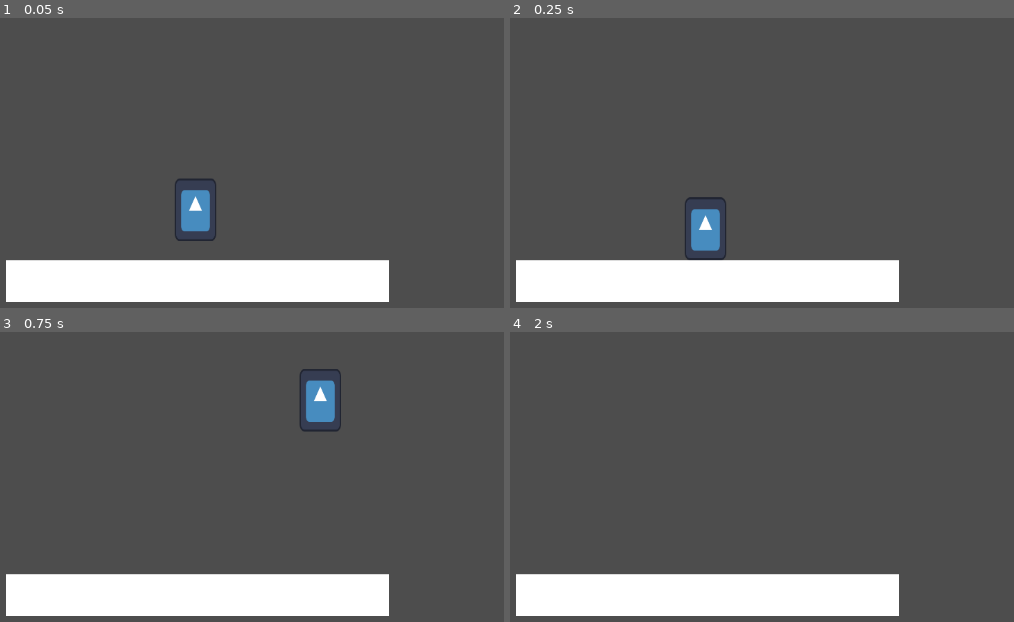
Above: before the commit, frames 1-4 (two rows, left to right).
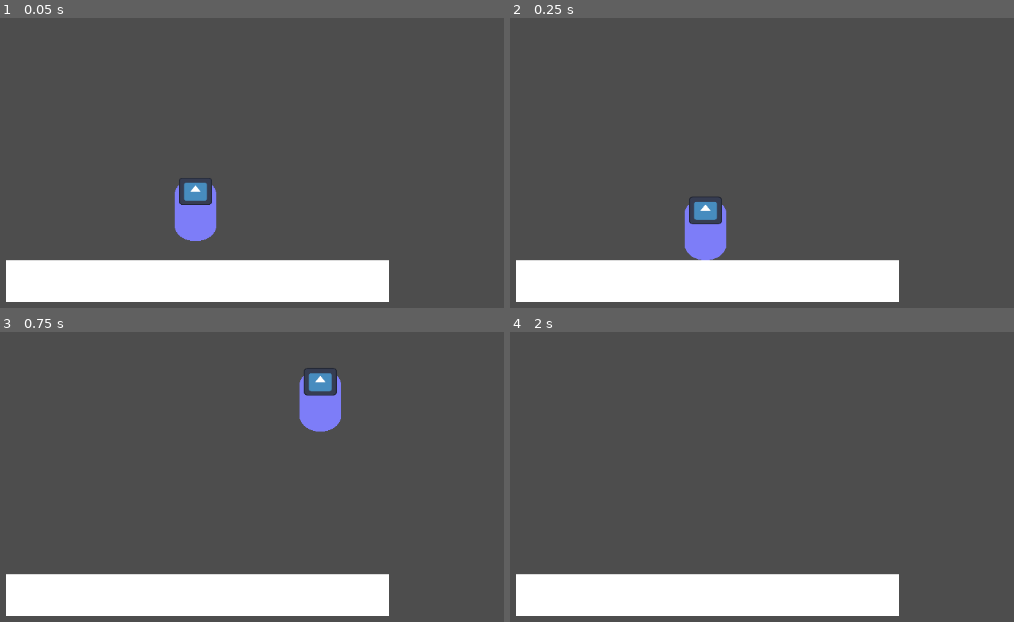
Above: after the commit, the same moments.

Repository: CoderDojo-Ennis/GodotLabHelp
Game: Godot game, scene res://Levels/Platform2D.tscn
Same seed, same stepped clock (60 frames per second), same inputs: the game is played once before the commit and once after it. The engine's default icon, where the game draws it, is replaced by a stand-in: a white triangle on a blue panel in a dark square.
Inputs:
- Up to frame 1 (0.05 s): no input
- Up to frame 2 (0.25 s): no input
- Up to frame 3 (0.75 s): tap Enter (ui_accept) at 0.5 s; hold Right (ui_right) from 0.53 s (still down)
- Up to frame 4 (2 s): keep holding Right (ui_right); tap Enter (ui_accept) at 0.77, 1.52 s

The runs differ from the first frame. In frame 1, 1.5% of the frame differs, in the area x 34-44%, y 55-77%; in frame 2, 1.5%, in the area x 34-44%, y 61-84%; in frame 3, 1.5%; in frame 4, nothing differs.

Commit message:
Player capsule polygon 2d

Diff:
--- /dev/null
+++ b/Player/Player.gdshader
@@ -0,0 +1,15 @@
+shader_type canvas_item;
+
+void vertex() {
+	// Called for every vertex the material is visible on.
+}
+
+void fragment() {
+	// Called for every pixel the material is visible on.
+	COLOR = vec4(0.5,0.5,1.0,0.8);
+}
+
+//void light() {
+	// Called for every pixel for every light affecting the CanvasItem.
+	// Uncomment to replace the default light processing function with this one.
+//}
--- a/Player/Player.tscn
+++ b/Player/Player.tscn
@@ -1,19 +1,38 @@
-[gd_scene load_steps=4 format=3 uid="uid://ng2hnkkqeyp3"]
+[gd_scene load_steps=9 format=3 uid="uid://ng2hnkkqeyp3"]
 
 [ext_resource type="Script" path="res://Player/player.gd" id="1_m0dpa"]
 [ext_resource type="Texture2D" uid="uid://bxul6kydghc5s" path="res://Sprites/icon.svg" id="2_ctdv0"]
+[ext_resource type="Shader" path="res://Player/Player.gdshader" id="3_txpg4"]
+
+[sub_resource type="ShaderMaterial" id="ShaderMaterial_qytij"]
+shader = ExtResource("3_txpg4")
+
+[sub_resource type="ShaderMaterial" id="ShaderMaterial_r0pcv"]
+shader = ExtResource("3_txpg4")
 
 [sub_resource type="CapsuleShape2D" id="CapsuleShape2D_aqo6y"]
 
+[sub_resource type="ShaderMaterial" id="ShaderMaterial_5yxnn"]
+shader = ExtResource("3_txpg4")
+
+[sub_resource type="CapsuleMesh" id="CapsuleMesh_c83fa"]
+
 [node name="CharacterBody2D" type="CharacterBody2D"]
+material = SubResource("ShaderMaterial_qytij")
 script = ExtResource("1_m0dpa")
-metadata/_edit_group_ = true
+
+[node name="CollisionShape2D" type="CollisionShape2D" parent="."]
+material = SubResource("ShaderMaterial_r0pcv")
+position = Vector2(0, -15)
+shape = SubResource("CapsuleShape2D_aqo6y")
+
+[node name="MeshInstance2D" type="MeshInstance2D" parent="."]
+material = SubResource("ShaderMaterial_5yxnn")
+position = Vector2(0, -15)
+scale = Vector2(20, 15)
+mesh = SubResource("CapsuleMesh_c83fa")
 
 [node name="Icon" type="Sprite2D" parent="."]
-position = Vector2(0, -15.1)
-scale = Vector2(0.15625, 0.235938)
+position = Vector2(0, -24)
+scale = Vector2(0.125, 0.103125)
 texture = ExtResource("2_ctdv0")
-
-[node name="CollisionShape2D" type="CollisionShape2D" parent="."]
-position = Vector2(0, -15)
-shape = SubResource("CapsuleShape2D_aqo6y")
